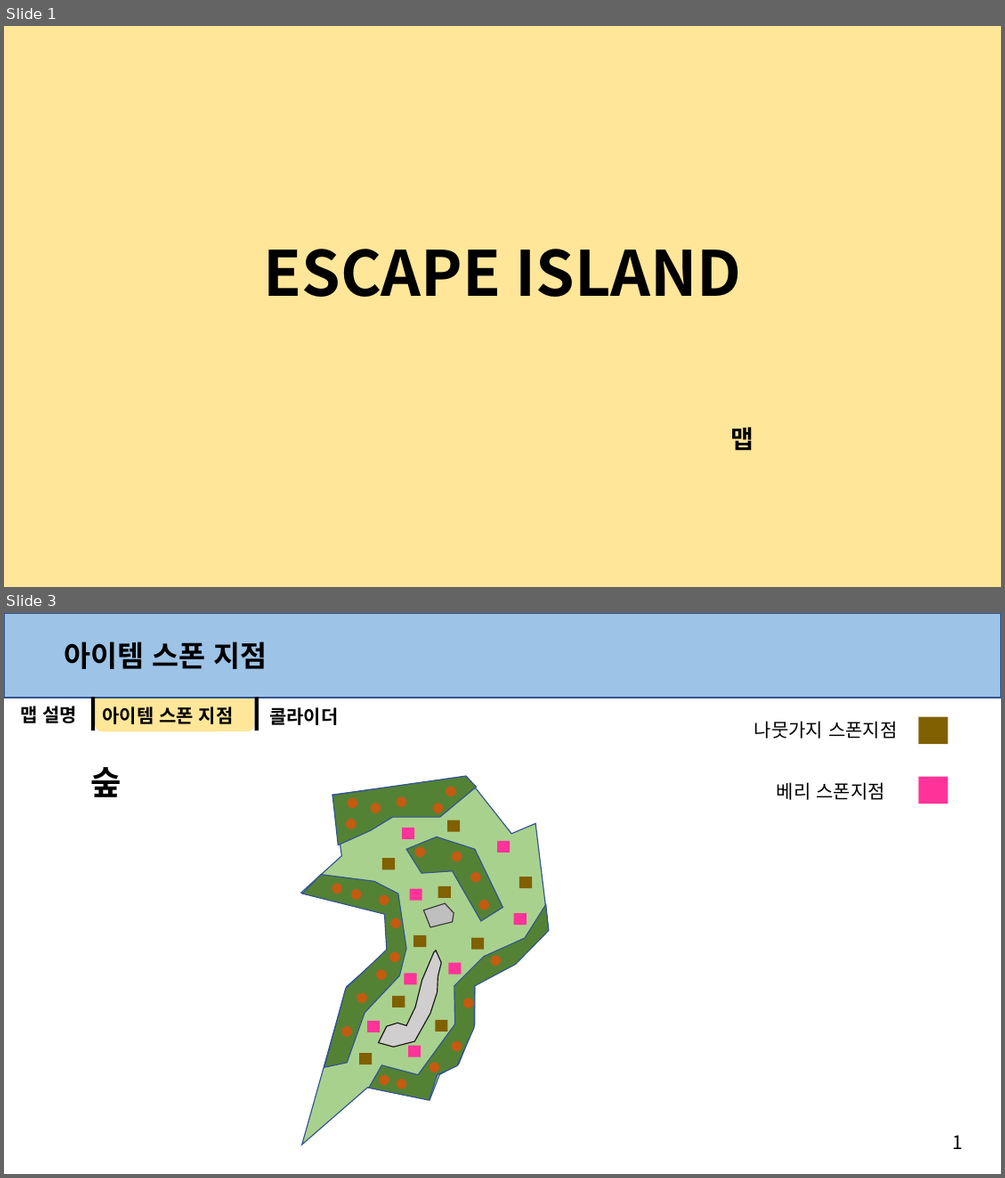
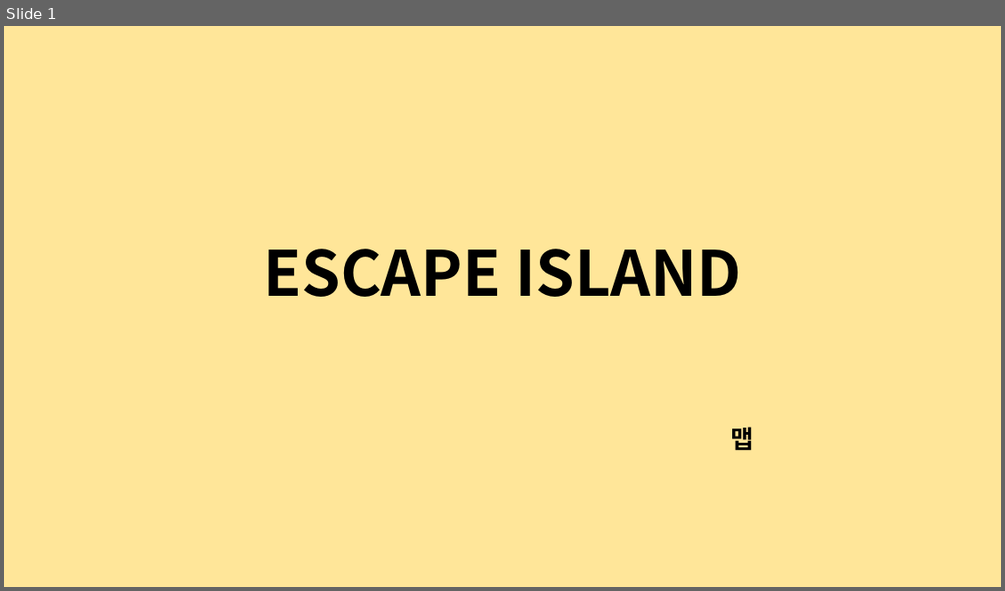
Before and after one commit to anglik0370/EscapeIsland, a slide deck: Document/맵/맵.pptx. Shown one above the other, each under a label of ours: slides 1 and 3 before the commit, slide 1 after it; the slides between them are not shown. The pictures are 1005x1178 and 1005x591 pixels, drawn with LibreOffice and Linux fonts; fonts in the diff are those of the drawing. Boxes give left, top, right and bottom in pixels: in the first picture for what was removed or moved away, otherwise in the second. Text is boxed around its words. In the diff, an @@ line names an element or a change of style, - is before the commit and + after.

```diff
--- a/Document/맵/맵.pptx
+++ b/Document/맵/맵.pptx
@@ slide 3 removed at [4, 613, 1001, 1174], background #FFFFFF @@
@@ rectangle removed at [4, 613, 1001, 696] @@
@@ rectangle removed at [4, 613, 1001, 698] @@
@@ text removed at [65, 641, 267, 669] @@
-아이템 스폰 지점
@@ rounded rectangle removed at [96, 688, 255, 732] @@
@@ text removed at [20, 703, 78, 726] @@
-맵 설명
@@ rectangle removed at [91, 697, 96, 730] @@
@@ text removed at [102, 706, 234, 724] @@
-아이템 스폰 지점
@@ rectangle removed at [254, 697, 259, 730] @@
@@ text removed at [269, 707, 338, 725] @@
-콜라이더
@@ rectangle removed at [919, 717, 947, 744] @@
@@ text removed at [754, 721, 897, 738] @@
-나뭇가지 스폰지점
@@ text removed at [91, 767, 121, 797] @@
-숲
@@ text removed at [777, 782, 884, 800] @@
-베리 스폰지점
@@ rectangle removed at [919, 777, 947, 803] @@
@@ rectangle removed at [447, 820, 461, 832] @@
@@ rectangle removed at [402, 827, 414, 840] @@
@@ rectangle removed at [498, 841, 510, 853] @@
@@ rectangle removed at [382, 859, 395, 870] @@
@@ rectangle removed at [519, 876, 532, 888] @@
@@ rectangle removed at [409, 889, 422, 900] @@
@@ rectangle removed at [438, 886, 451, 898] @@
@@ rectangle removed at [514, 913, 526, 925] @@
@@ group removed at [301, 776, 549, 1144]: 24 ellipses, 7 freeform shapes @@
@@ rectangle removed at [413, 935, 427, 948] @@
@@ rectangle removed at [471, 938, 484, 949] @@
@@ rectangle removed at [404, 973, 417, 985] @@
@@ rectangle removed at [449, 962, 461, 974] @@
@@ rectangle removed at [392, 996, 404, 1008] @@
@@ rectangle removed at [367, 1021, 380, 1032] @@
@@ rectangle removed at [436, 1020, 448, 1032] @@
@@ rectangle removed at [359, 1053, 372, 1064] @@
@@ rectangle removed at [409, 1046, 421, 1057] @@
@@ text removed at [952, 1135, 963, 1149] @@
-1
```
Also in this commit, not shown: 2 slides changed, 3 other slides removed, 3 other files.
